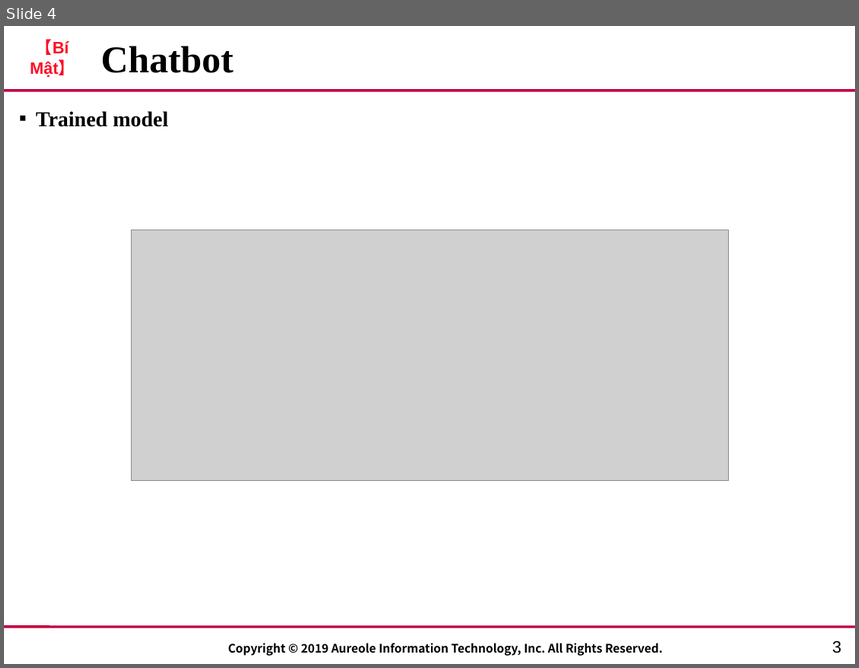
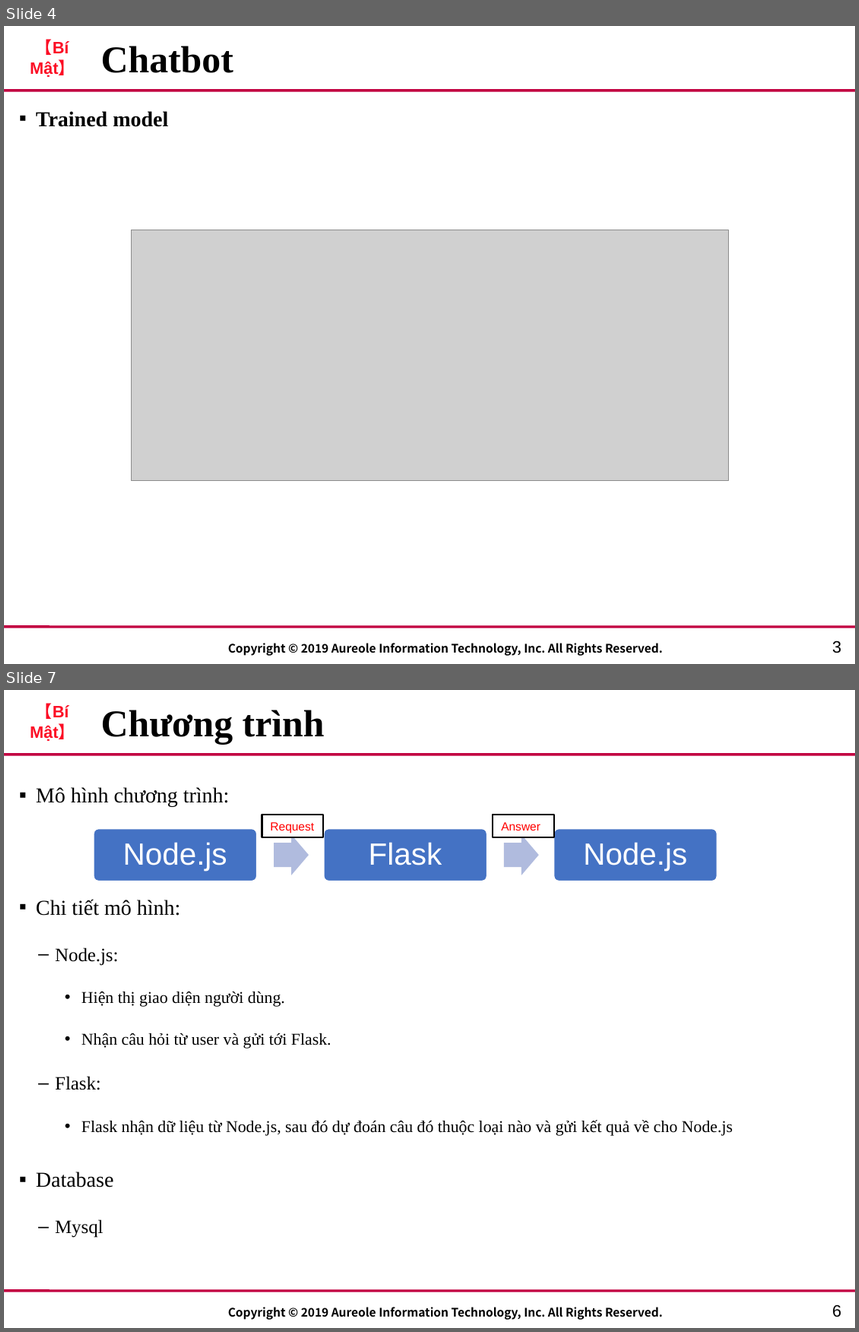
Before and after one commit to lucas2298/chatApp, a slide deck: AIT_Template - real.pptx. Shown one above the other, each under a label of ours: slide 4 before the commit, slides 4 and 7 after it; the slides between them are not shown. The pictures are 859x668 and 859x1332 pixels, drawn with LibreOffice and Linux fonts; fonts in the diff are those of the drawing; grey boxes stand for pictures; background and template pictures are left out. Boxes give left, top, right and bottom in pixels: in the first picture for what was removed or moved away, otherwise in the second. Text is boxed around its words. In the diff, an @@ line names an element or a change of style, - is before the commit and + after.

```diff
--- a/AIT_Template - real.pptx
+++ b/AIT_Template - real.pptx
@@ slide 7 added at (4,690,855,1328), background #FFFFFF; not listed: 4 template elements that a slide beside it also shows @@
@@ title added at (101,710,325,744), 32 pt, text #000000, bold @@
+Chương trình
@@ text added at (36,787,733,1238), 14 pt, text #000000 @@
+▪ Mô hình chương trình:
+▪ Chi tiết mô hình:
+  – Node.js:
+    • Hiện thị giao diện người dùng.
+    • Nhận câu hỏi từ user và gửi tới Flask.
+  – Flask:
+    • Flask nhận dữ liệu từ Node.js, sau đó dự đoán câu đó thuộc loại nào và gửi kết quả về cho Node.js
+▪ Database
+  – Mysql
@@ rectangle added at (262,815,323,838), fill #FFFFFF, outline #000000 1.5 pt, 10 pt, text #FF0000 @@
+Request
@@ rectangle added at (493,815,554,838), fill #FFFFFF, outline #000000 1.5 pt, 10 pt, text #FF0000 @@
+Answer
@@ group added at (94,828,718,882): 3 rounded rectangles, 3 texts, 2 right arrows @@
+Node.js
+Flask
+Node.js
@@ page number added at (832,1305,842,1318), 14 pt, text #000000 @@
+6
```
Also in this commit, not shown: 2 slides changed, 2 other slides added, 1 slide removed.
